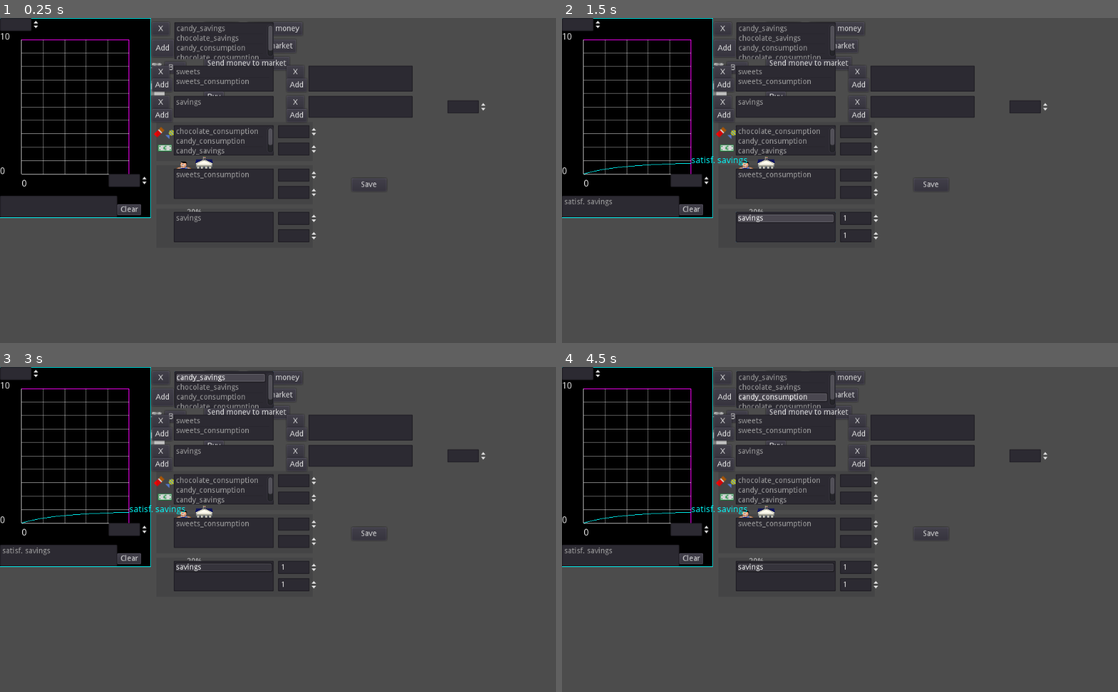
Above: before the commit, frames 1-4 (two rows, left to right).
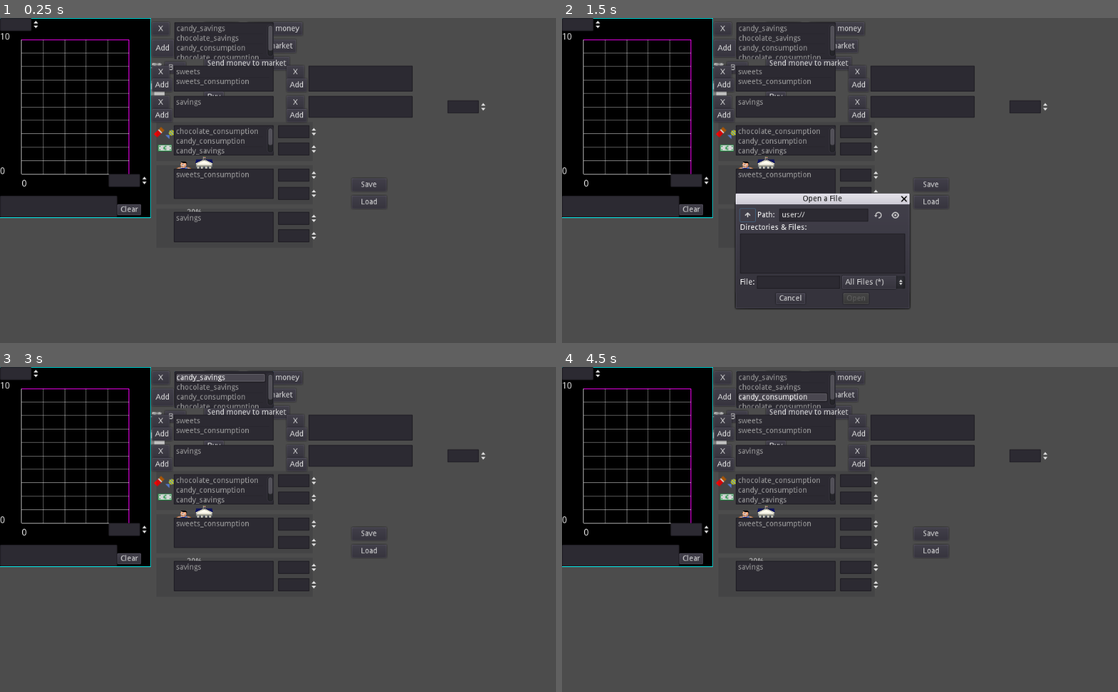
Above: after the commit, the same moments.

Repository: carlostgit/Fiat2
Game: Godot game, scene res://Fiat.tscn
Same seed, same stepped clock (60 frames per second), same inputs: the game is played once before the commit and once after it.
Inputs (mouse positions are in pixels of both pictures, inside the frame that each line leads up to):
- Up to frame 1 (0.25 s): no input
- Up to frame 2 (1.5 s): click (928, 203) at 0.5 s, where only the run after the commit has a clickable "Load"; click (745, 216) at 1.27 s
- Up to frame 3 (3 s): click (183, 565) at 2.02 s; click "Produce" at 2.75 s
- Up to frame 4 (4.5 s): click "Create money" at 3.5 s; click "Send products to market" at 4.25 s

The runs differ from the first frame. In frame 1, less than 0.1% of the frame differs, in the area x 50-68%, y 51-58%; in frame 2, 7.7%, in the area x 0-68%, y 42-90%; in frame 3, 0.4%; in frame 4, 0.4%.

Commit message:
Sigo avanzndo en PriceCalculationTesterScene, carga de ficheros salvados

Diff:
--- a/PriceCalculation/PriceCalculationTesterScene.gd
+++ b/PriceCalculation/PriceCalculationTesterScene.gd
@@ -469,4 +469,31 @@
 	print(loaded_dict)
 	save_game_new.close()
 
+#	TODO hacer el load y save
 #	pass # Replace with function body.
+
+
+
+func _on_LoadButton_pressed():
+	$LoadFileDialog.set_current_dir("user://")
+	$LoadFileDialog.set_current_path("user://")
+
+#	$LoadFileDialog.show_modal(true)
+	$LoadFileDialog.popup()
+#	pass # Replace with function body.
+
+
+func _on_LoadFileDialog_file_selected(path):
+	var save_game_new = File.new()
+	if not save_game_new.file_exists(path):
+		return
+	save_game_new.open(path, File.READ)
+	var loaded_string:String = save_game_new.get_as_text()
+
+	var loaded_dict:Dictionary = parse_json(loaded_string)
+	print("loaded_dict:")
+	print(loaded_dict)
+	save_game_new.close()
+
+	var satisfaction_calculator_new:SatisfactionCalculator = SatisfactionCalculator.new()
+	satisfaction_calculator_new.from_dict(loaded_dict)
--- a/PriceCalculation/PriceCalculationTesterScene.tscn
+++ b/PriceCalculation/PriceCalculationTesterScene.tscn
@@ -232,9 +232,9 @@
 
 [node name="PrefAt0ForCompCombosSpinBox" type="SpinBox" parent="SatisfCurvesForCompCombos"]
 margin_left = 224.0
-margin_top = 38.0
-margin_right = 298.0
-margin_bottom = 62.0
+margin_top = 40.0
+margin_right = 298.0
+margin_bottom = 64.0
 __meta__ = {
 "_edit_use_anchors_": false
 }
@@ -411,6 +411,26 @@
 margin_right = 712.0
 margin_bottom = 320.0
 text = "Save"
+
+[node name="LoadFileDialog" type="FileDialog" parent="."]
+visible = true
+margin_left = 320.0
+margin_top = 344.0
+margin_right = 640.0
+margin_bottom = 536.0
+rect_min_size = Vector2( 150, 52.5 )
+window_title = "Abrir un Archivo"
+mode = 0
+access = 1
+current_dir = "user://"
+current_path = "user://"
+
+[node name="LoadButton" type="Button" parent="."]
+margin_left = 648.0
+margin_top = 328.0
+margin_right = 712.0
+margin_bottom = 352.0
+text = "Load"
 [connection signal="item_selected" from="OptionsItemList" to="." method="_on_OptionsItemList_item_selected"]
 [connection signal="nothing_selected" from="OptionsItemList" to="." method="_on_OptionsItemList_nothing_selected"]
 [connection signal="pressed" from="DeleteOption" to="." method="_on_DeleteOption_pressed"]
@@ -459,3 +479,5 @@
 [connection signal="ok_pressed" from="NewOptionOfSupComboAcceptDialog" to="." method="_on_NewOptionOfSupComboAcceptDialog_ok_pressed"]
 [connection signal="visibility_changed" from="NewOptionOfSupComboAcceptDialog" to="NewOptionOfSupComboAcceptDialog" method="_on_NewOptionOfSupComboAcceptDialog_visibility_changed"]
 [connection signal="pressed" from="SaveButton" to="." method="_on_SaveButton_pressed"]
+[connection signal="file_selected" from="LoadFileDialog" to="." method="_on_LoadFileDialog_file_selected"]
+[connection signal="pressed" from="LoadButton" to="." method="_on_LoadButton_pressed"]
Not shown: 1 places in Fiat.tscn that only renumber resources
